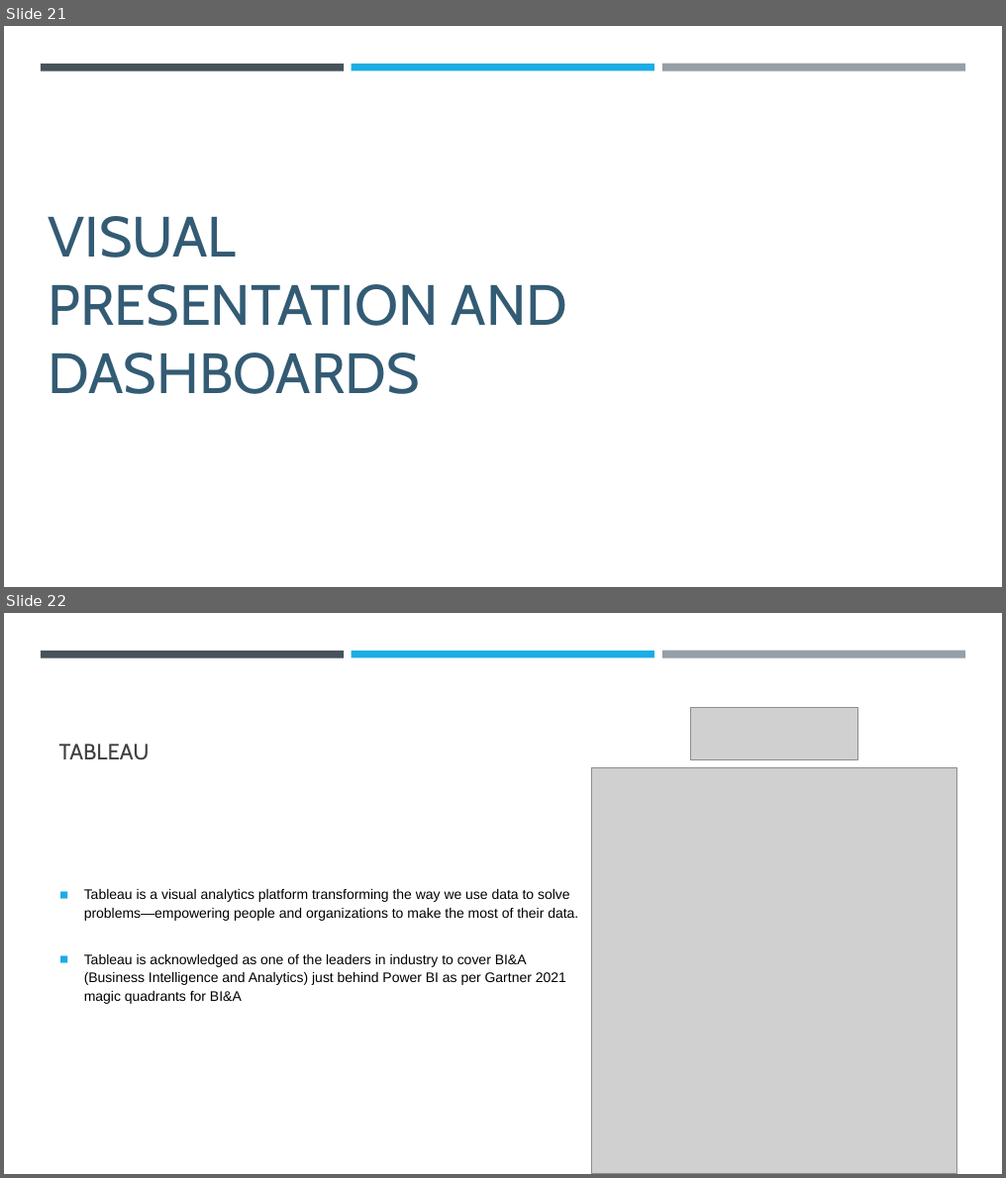
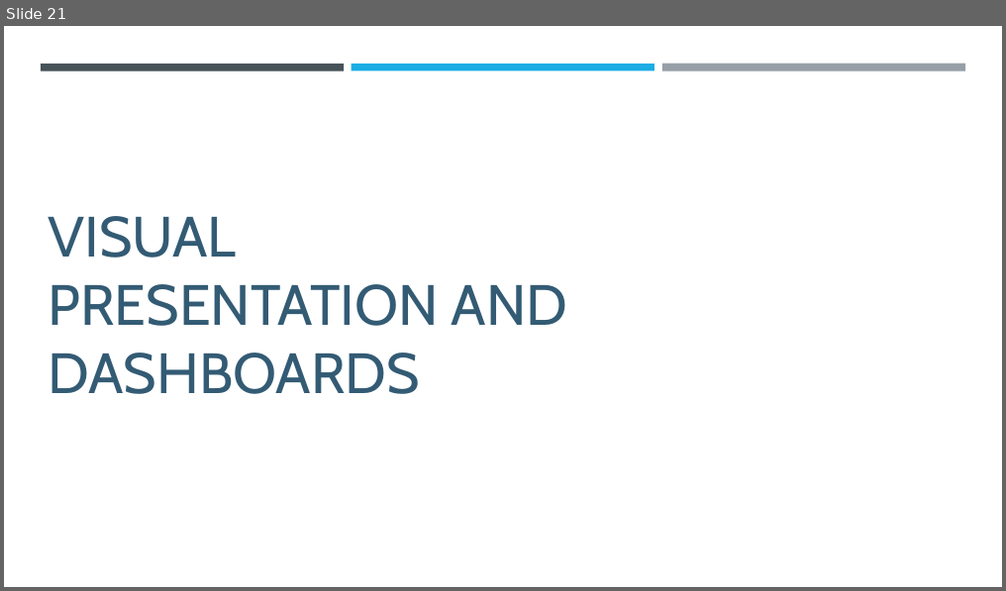
Before and after one commit to SeRoGaTa/FinalProject_Team_8, a slide deck: FORMULA 1 HISTORY THROUGH DATA 031022.pptx. Shown one above the other, each under a label of ours: slides 21 and 22 before the commit, slide 21 after it. The pictures are 1006x1178 and 1006x591 pixels, drawn with LibreOffice and Linux fonts; fonts in the diff are those of the drawing; grey boxes stand for pictures. Boxes give left, top, right and bottom in pixels: in the first picture for what was removed or moved away, otherwise in the second. Text is boxed around its words. In the diff, an @@ line names an element or a change of style, - is before the commit and + after.

```diff
--- a/FORMULA 1 HISTORY THROUGH DATA 031022.pptx
+++ b/FORMULA 1 HISTORY THROUGH DATA 031022.pptx
@@ slide 22 removed at (4, 613, 1002, 1174), background #FFFFFF; not listed: 3 template elements that a slide beside it also shows @@
@@ picture removed at (691, 708, 858, 760) @@
@@ title removed at (59, 744, 150, 761) @@
-TABLEAU
@@ picture removed at (592, 767, 958, 1173) @@
@@ text removed at (84, 889, 578, 1004) @@
-◼ Tableau is a visual analytics platform transforming the way we use data to solve problems—empowering people and organizations to make the most of their data.
-◼ Tableau is acknowledged as one of the leaders in industry to cover BI&A (Business Intelligence and Analytics) just behind Power BI as per Gartner 2021 magic quadrants for BI&A
```
